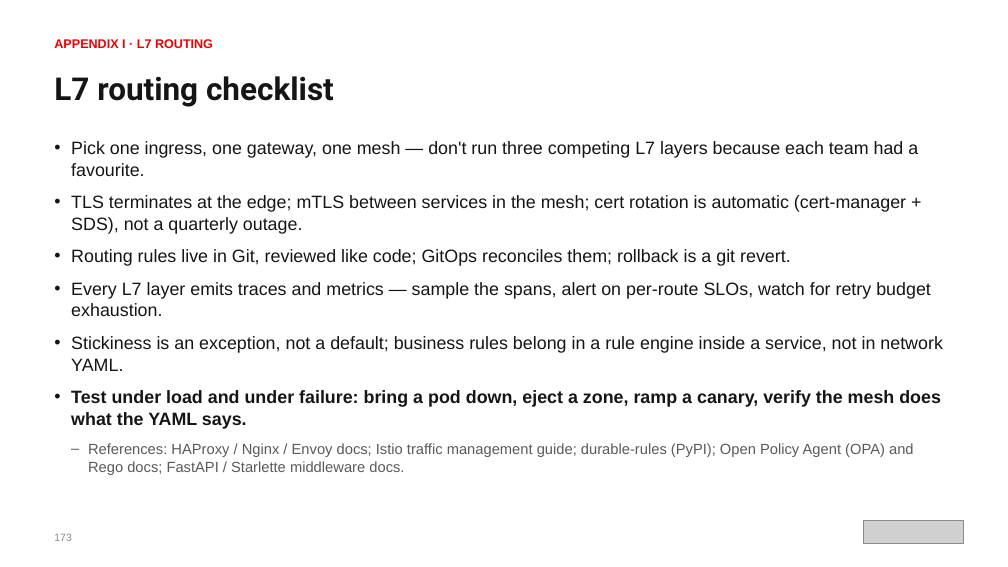
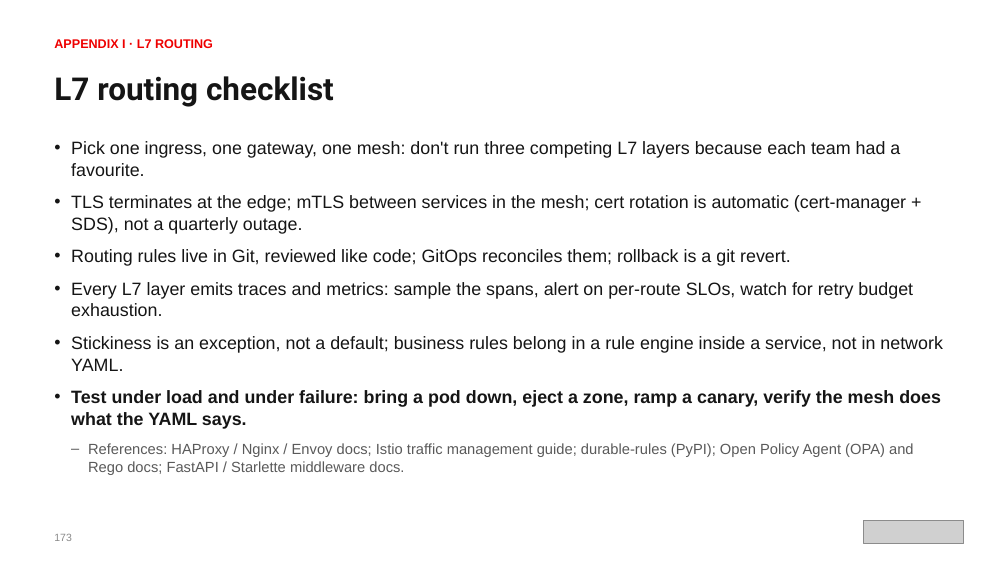
Before and after one commit to patterncatalyst/cloud-native-design-patterns, a slide deck: slide 197 of lgtm-presentation/Designing-Cloud-Native-APIs-Python.pptx. Drawn at 1008x567 pixels with LibreOffice and Linux fonts; fonts in the diff are those of the drawing; grey boxes stand for pictures. Boxes give left, top, right and bottom in pixels: in the first picture for what was removed or moved away, otherwise in the second. Text is boxed around its words. In the diff, an @@ line names an element or a change of style, - is before the commit and + after.

```diff
--- a/lgtm-presentation/Designing-Cloud-Native-APIs-Python.pptx
+++ b/lgtm-presentation/Designing-Cloud-Native-APIs-Python.pptx
@@ text at box(71, 141, 900, 176): text changed @@
-• Pick one ingress, one gateway, one mesh — don't run three competing L7 layers because each team had a favourite.
+• Pick one ingress, one gateway, one mesh: don't run three competing L7 layers because each team had a favourite.
@@ text at box(71, 282, 913, 316): text changed @@
-• Every L7 layer emits traces and metrics — sample the spans, alert on per-route SLOs, watch for retry budget exhaustion.
+• Every L7 layer emits traces and metrics: sample the spans, alert on per-route SLOs, watch for retry budget exhaustion.
```
Also in this commit, not shown: 144 other slides changed, 2 other files.
